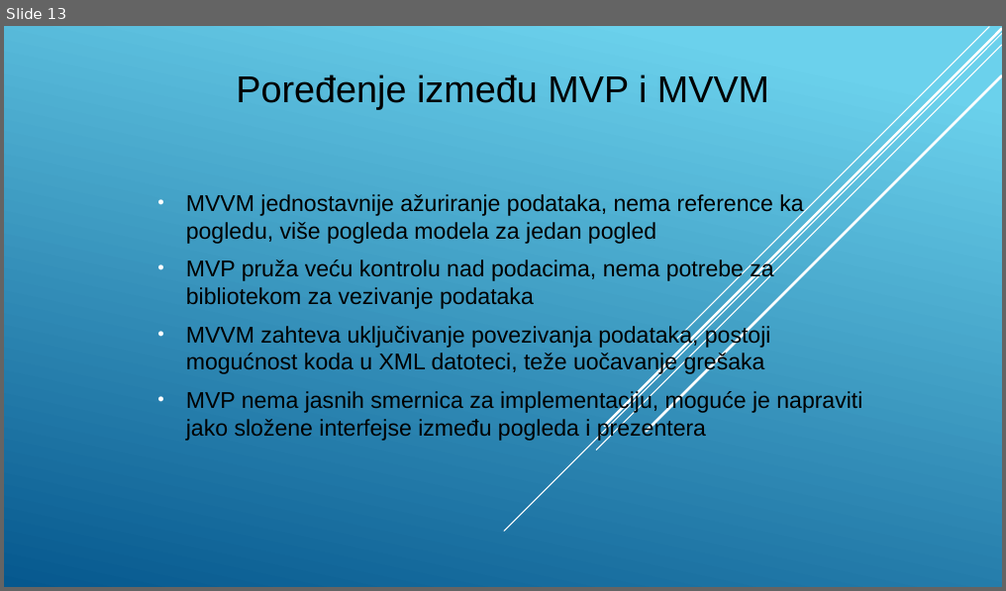
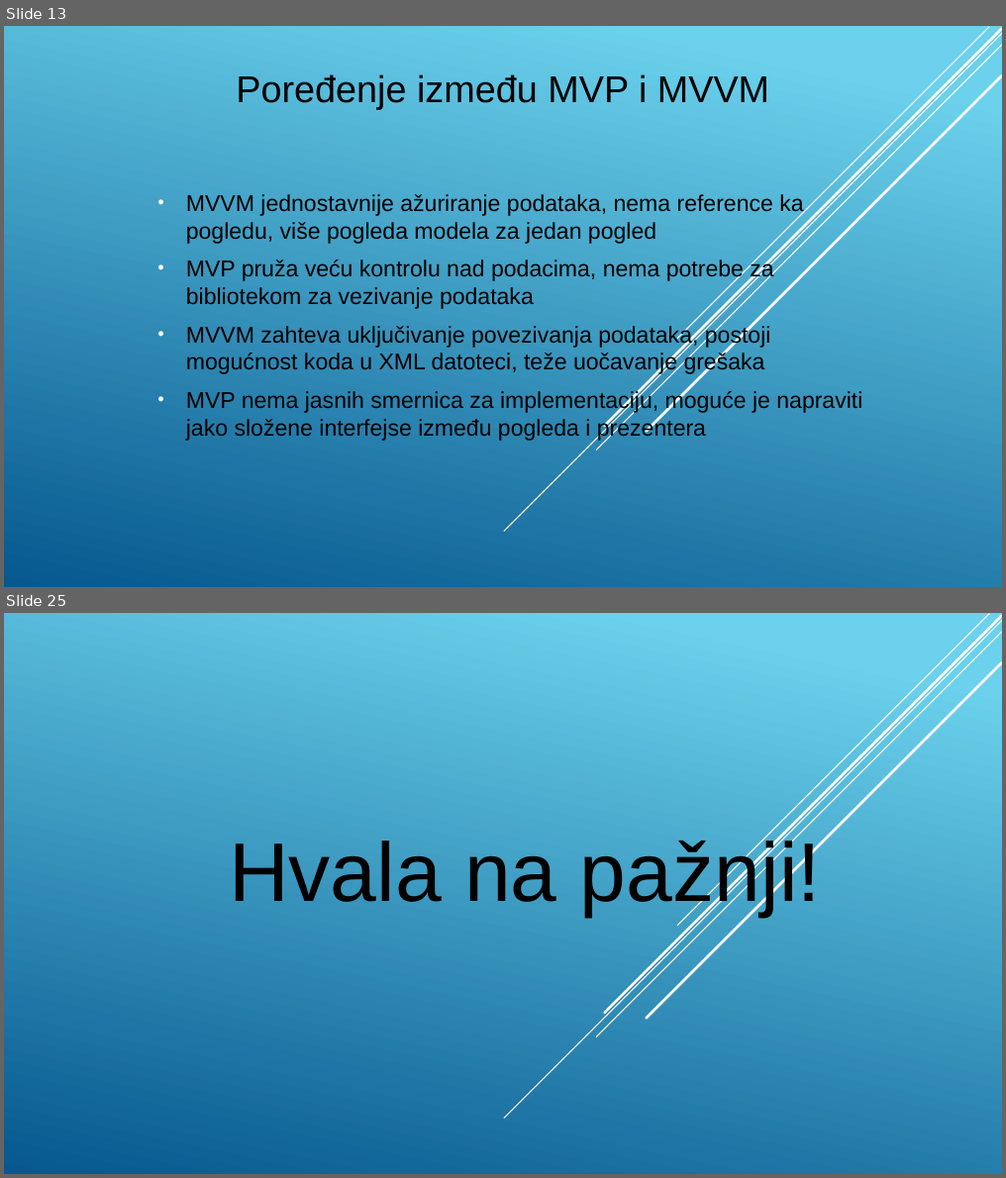
Before and after one commit to stefan11091991/masterRadAndroid, a slide deck: prezentacija.pptx. Shown one above the other, each under a label of ours: slide 13 before the commit, slides 13 and 25 after it; the slides between them are not shown. The pictures are 1006x591 and 1006x1178 pixels, drawn with LibreOffice and Linux fonts; fonts in the diff are those of the drawing. Boxes give left, top, right and bottom in pixels: in the first picture for what was removed or moved away, otherwise in the second. Text is boxed around its words. In the diff, an @@ line names an element or a change of style, - is before the commit and + after.

```diff
--- a/prezentacija.pptx
+++ b/prezentacija.pptx
@@ slide 25 added at bbox=[4, 613, 1002, 1174], background gradient #6ED2EB to #06588E; not listed: 5 template elements that a slide beside it also shows @@
@@ title added at bbox=[229, 835, 821, 916], 80 pt, text #000000 @@
+Hvala na pažnji!
```
Also in this commit, not shown: 11 other slides added, 3 other files.
